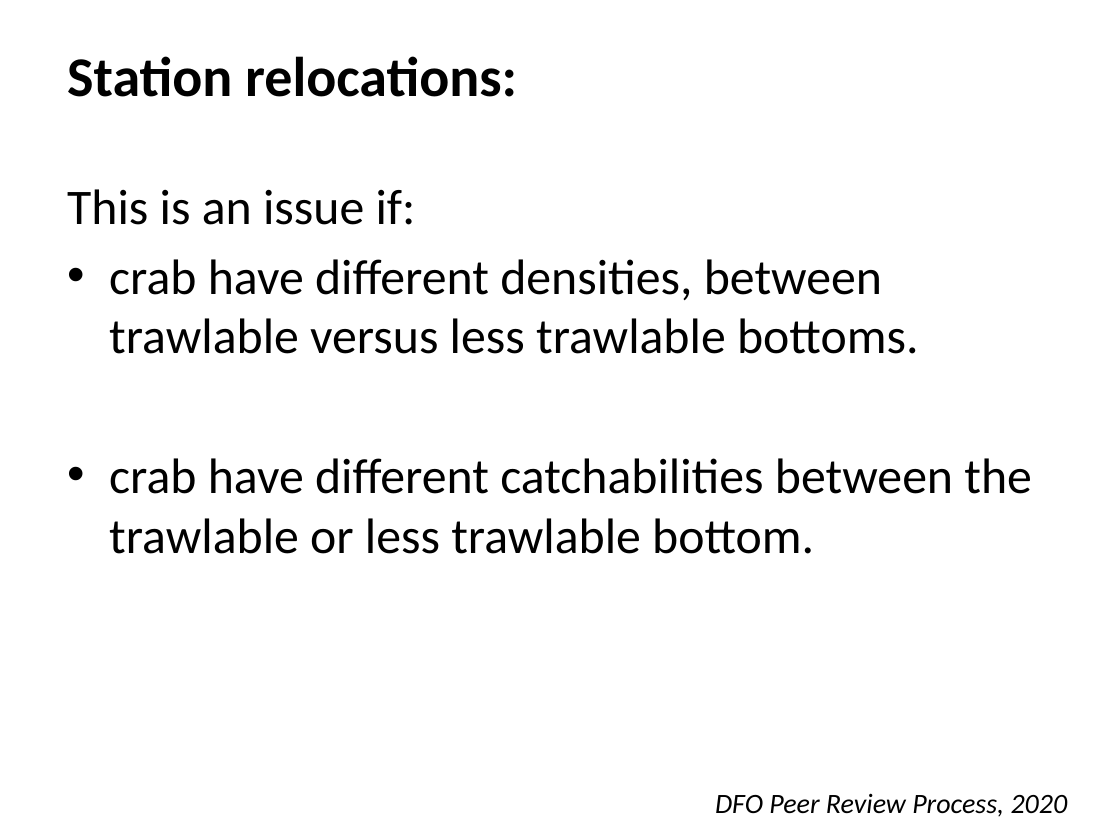
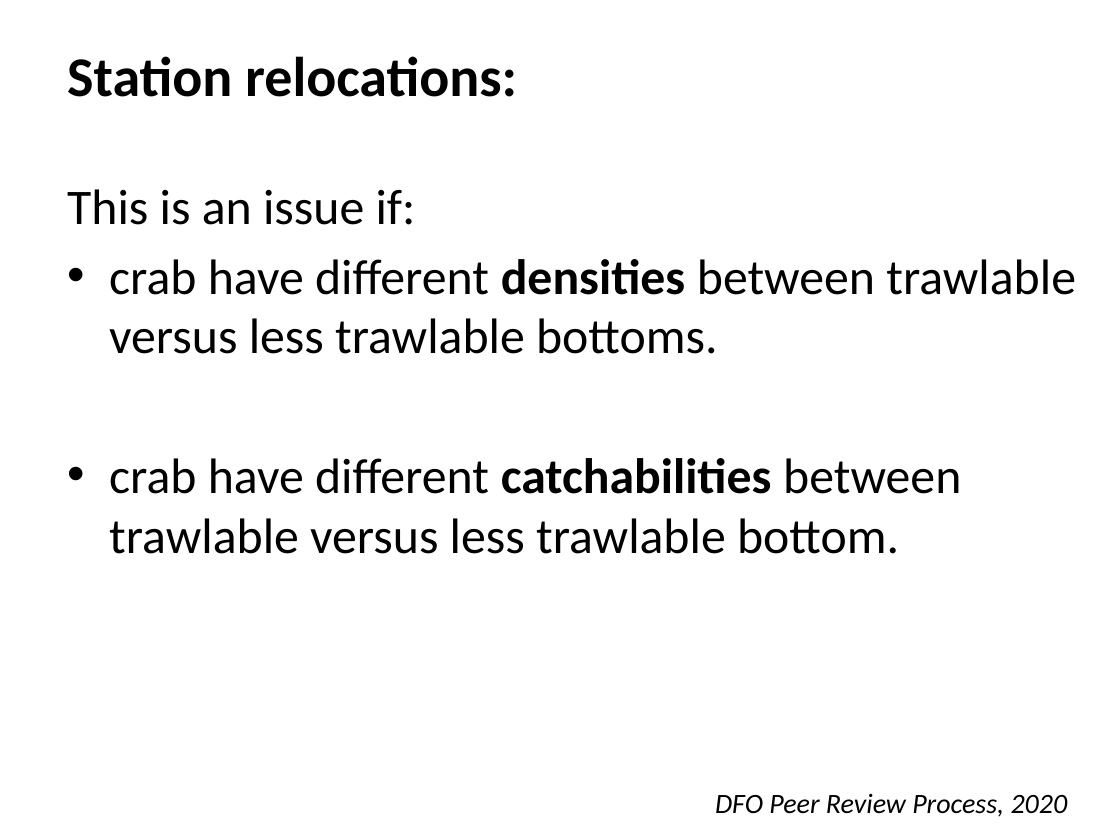
Before and after one commit to TobieSurette/snow-crab-stock-assessment-2020, a slide deck: slide 3 of documents/presentations/Survey relocations.pptx. Drawn at 1120x840 pixels with LibreOffice and Linux fonts; fonts in the diff are those of the drawing. Boxes give left, top, right and bottom in pixels: in the first picture for what was removed or moved away, otherwise in the second. Text is boxed around its words. In the diff, an @@ line names an element or a change of style, - is before the commit and + after.

```diff
--- a/documents/presentations/Survey relocations.pptx
+++ b/documents/presentations/Survey relocations.pptx
@@ text at [109, 259, 1076, 554]: text changed @@
-• crab have different densities, between trawlable versus less trawlable bottoms.
-• crab have different catchabilities between the trawlable or less trawlable bottom.
+• crab have different densities between trawlable versus less trawlable bottoms.
+• crab have different catchabilities between trawlable versus less trawlable bottom.
```
Also in this commit, not shown: 1 other slide changed, 7 other files.
